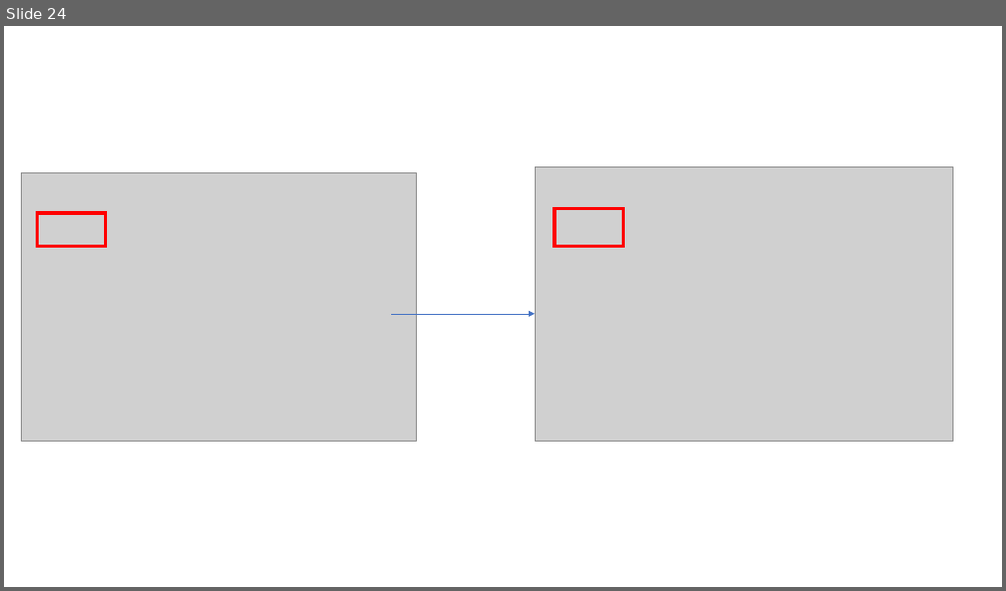
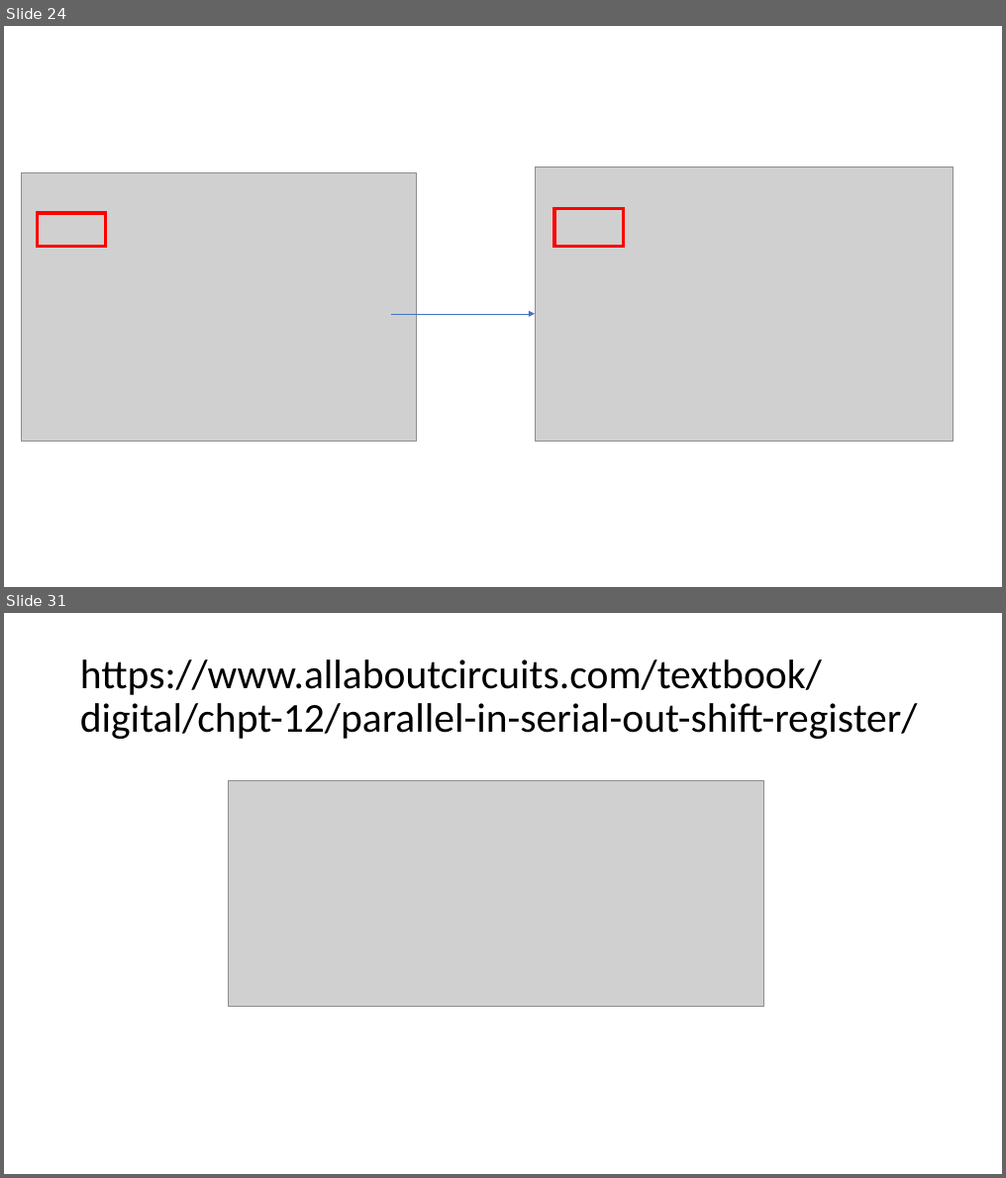
Before and after one commit to StanislawMaciejewski/Chip_controller, a slide deck: Chip_controller.pptx. Shown one above the other, each under a label of ours: slide 24 before the commit, slides 24 and 31 after it; the slides between them are not shown. The pictures are 1006x591 and 1006x1178 pixels, drawn with LibreOffice and Linux fonts; fonts in the diff are those of the drawing; grey boxes stand for pictures. Boxes give left, top, right and bottom in pixels: in the first picture for what was removed or moved away, otherwise in the second. Text is boxed around its words. In the diff, an @@ line names an element or a change of style, - is before the commit and + after.

```diff
--- a/Chip_controller.pptx
+++ b/Chip_controller.pptx
@@ slide 31 added at <box>4,613,1002,1174</box>, background #FFFFFF @@
@@ title added at <box>80,660,918,739</box>, 39.6 pt, text #000000 @@
+https://www.allaboutcircuits.com/textbook/digital/chpt-12/parallel-in-serial-out-shift-register/
@@ picture added at <box>228,781,764,1007</box> @@
```
Also in this commit, not shown: 10 other slides added, 1 slide removed, 8 other files.
